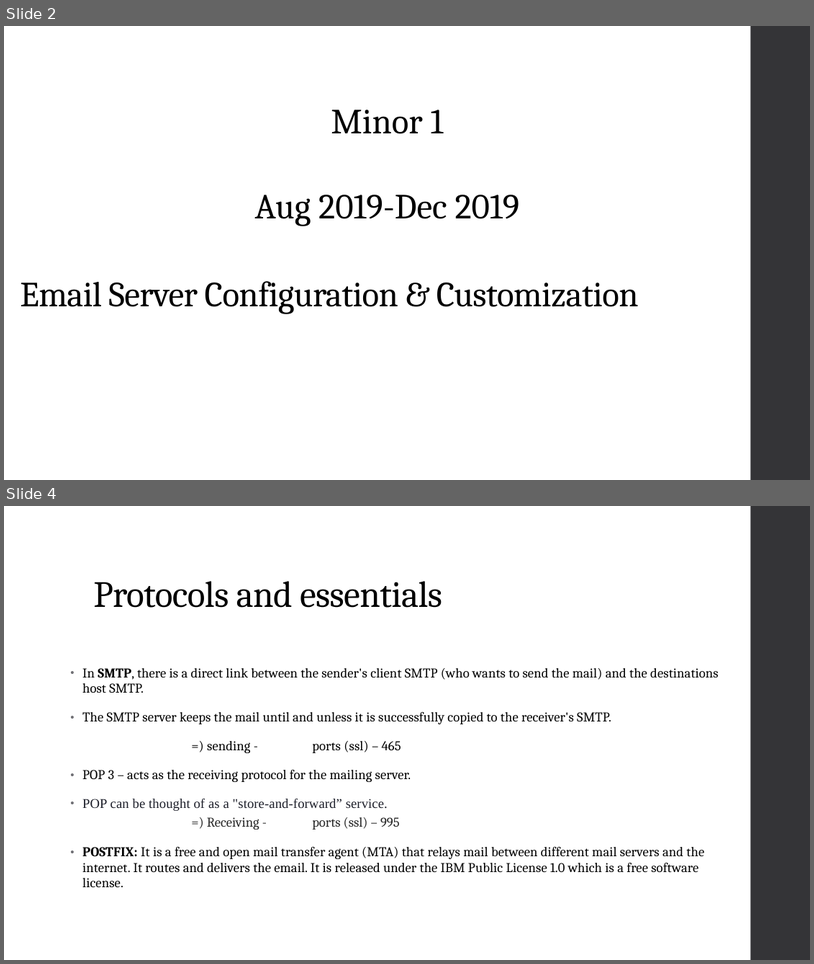
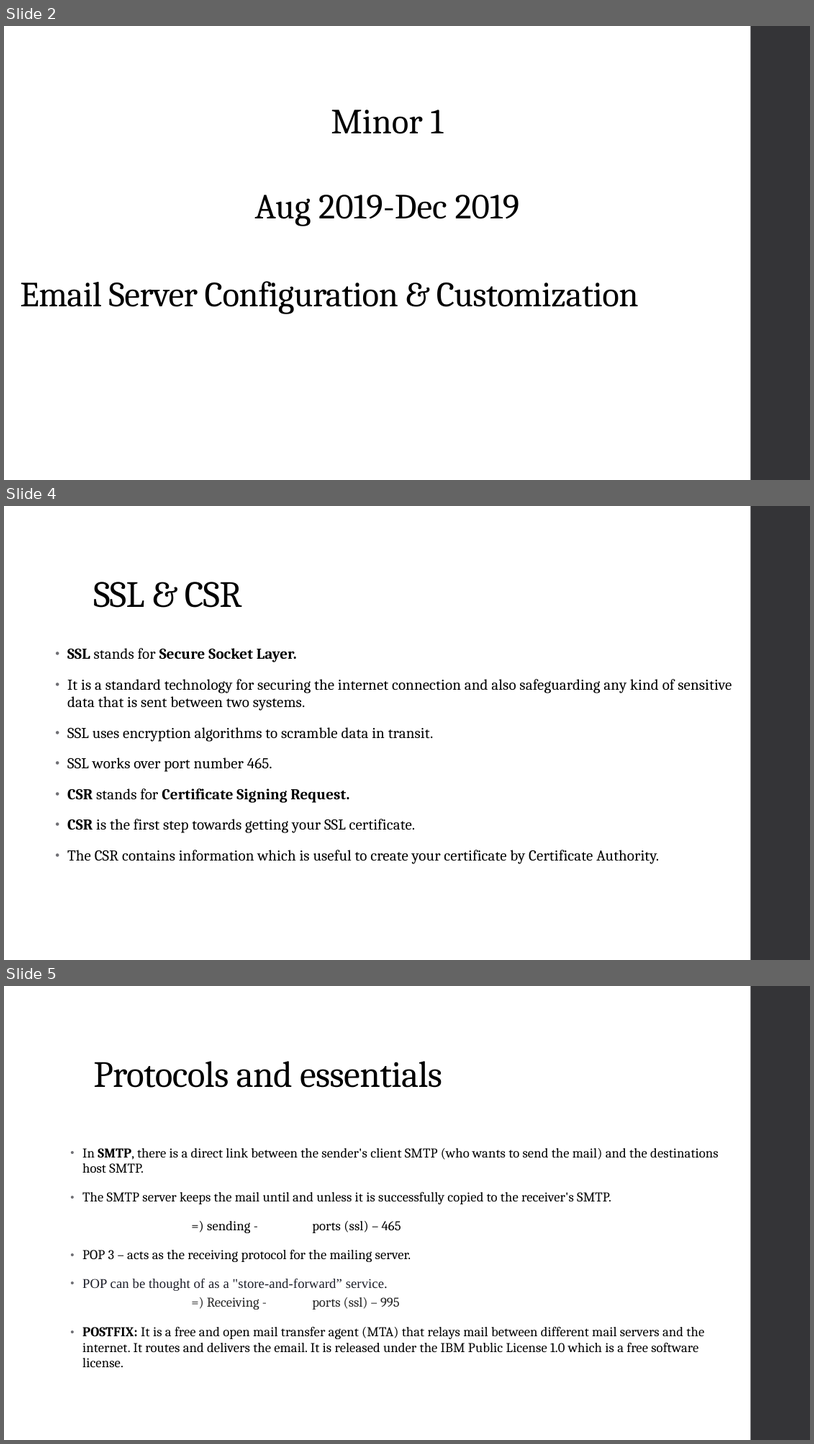
Before and after one commit to Saurabhdimri06/Email-Server-Customization-Configuration, a slide deck: Server_Architecture PPT.pptx. Shown one above the other, each under a label of ours: slides 2 and 4 before the commit, slides 2, 4 and 5 after it; the slides between them are not shown. The pictures are 814x964 and 814x1444 pixels, drawn with LibreOffice and Linux fonts; fonts in the diff are those of the drawing. Boxes give left, top, right and bottom in pixels: in the first picture for what was removed or moved away, otherwise in the second. Text is boxed around its words. In the diff, an @@ line names an element or a change of style, - is before the commit and + after.

```diff
--- a/Server_Architecture PPT.pptx
+++ b/Server_Architecture PPT.pptx
@@ slide 4 added at bbox=[4, 506, 810, 960], background #FFFFFF; not listed: 1 template element that a slide beside it also shows @@
@@ title added at bbox=[93, 582, 242, 608], 44 pt, text #000000 @@
+SSL & CSR
@@ text added at bbox=[67, 648, 732, 864], 18 pt, text #000000 @@
+• SSL stands for Secure Socket Layer.
+• It is a standard technology for securing the internet connection and also safeguarding any kind of sensitive data that is sent between two systems.
+• SSL uses encryption algorithms to scramble data in transit.
+• SSL works over port number 465.
+• CSR stands for Certificate Signing Request.
+• CSR is the first step towards getting your SSL certificate.
+• The CSR contains information which is useful to create your certificate by Certificate Authority.
@@ what was slide 4 is now slide 5 @@
```
Also in this commit, not shown: 1 slide changed.
